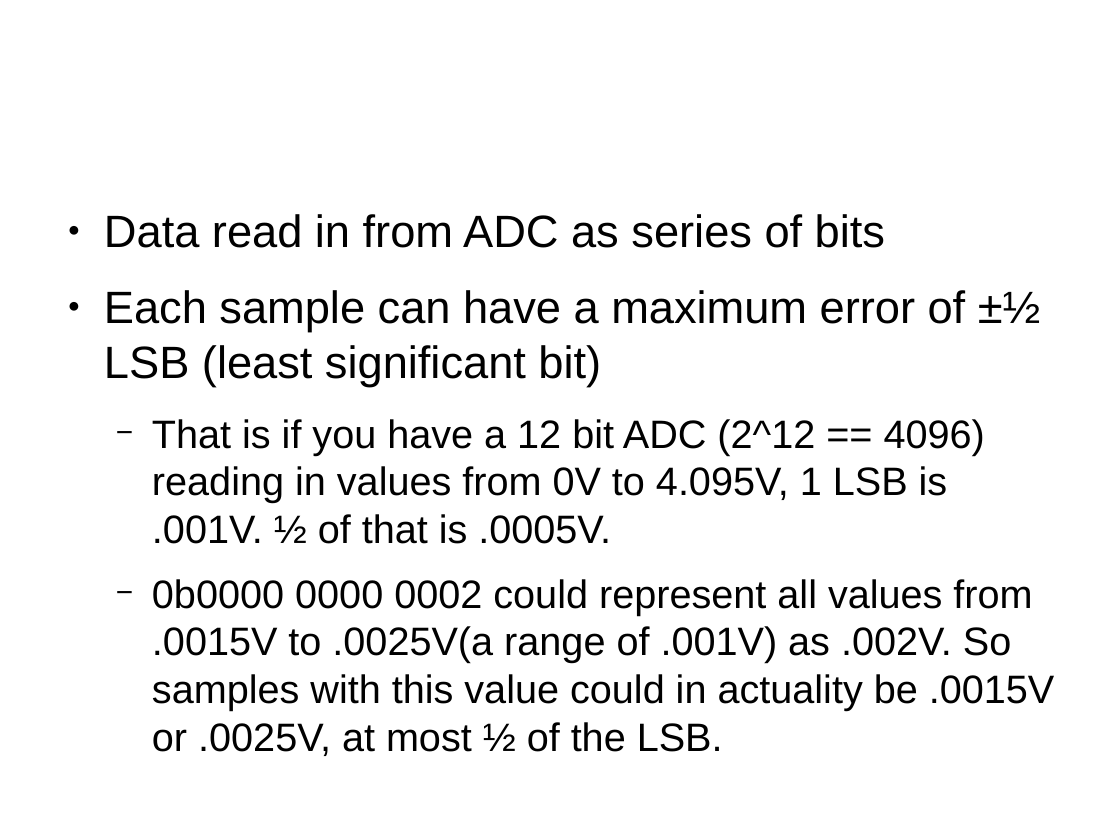
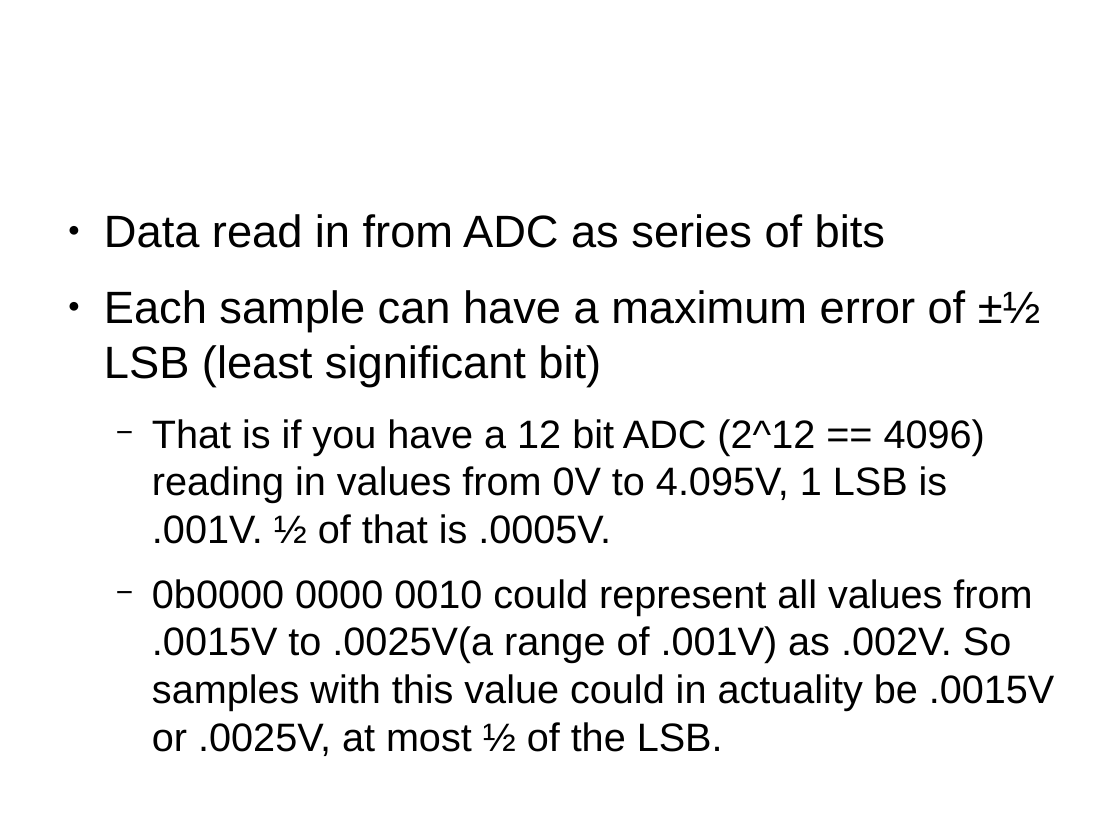
Before and after one commit to ahirapatel/dspguide-stuff, a slide deck: slide 9 of ch3/Notes.odp. Drawn at 1120x840 pixels with LibreOffice and Linux fonts; fonts in the diff are those of the drawing; background and template pictures are left out. Boxes give left, top, right and bottom in pixels: in the first picture for what was removed or moved away, otherwise in the second. Text is boxed around its words. In the diff, an @@ line names an element or a change of style, - is before the commit and + after.

```diff
--- a/ch3/Notes.odp
+++ b/ch3/Notes.odp
@@ text at [152,579,1055,756]: text changed @@
-  − 0b0000 0000 0002 could represent all values from .0015V to .0025V(a range of .001V) as .002V. So samples with this value could in actuality be .0015V or .0025V, at most ½ of the LSB.
+  − 0b0000 0000 0010 could represent all values from .0015V to .0025V(a range of .001V) as .002V. So samples with this value could in actuality be .0015V or .0025V, at most ½ of the LSB.
```
Also in this commit, not shown: 2 other slides changed, 9 slides added, 1 slide removed, 1 other file.
